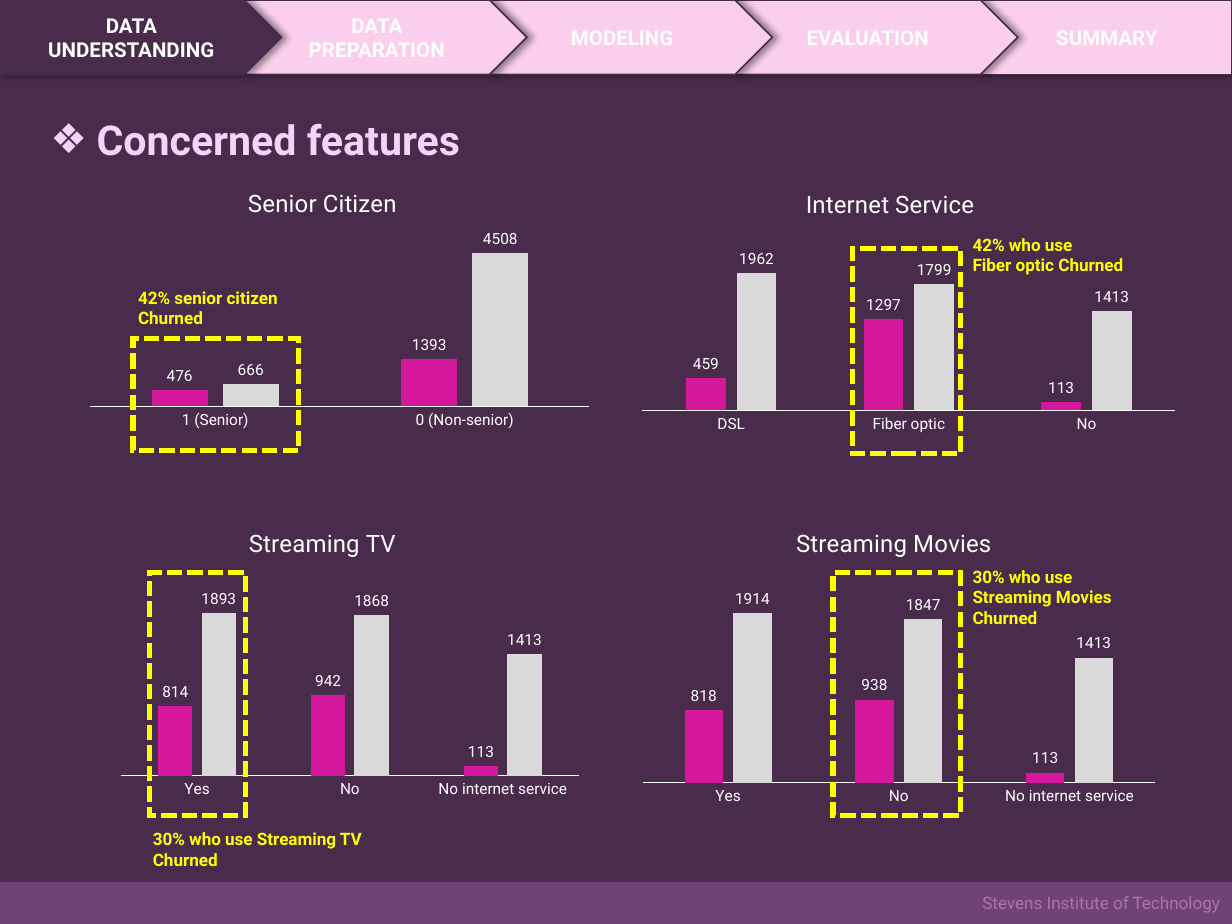
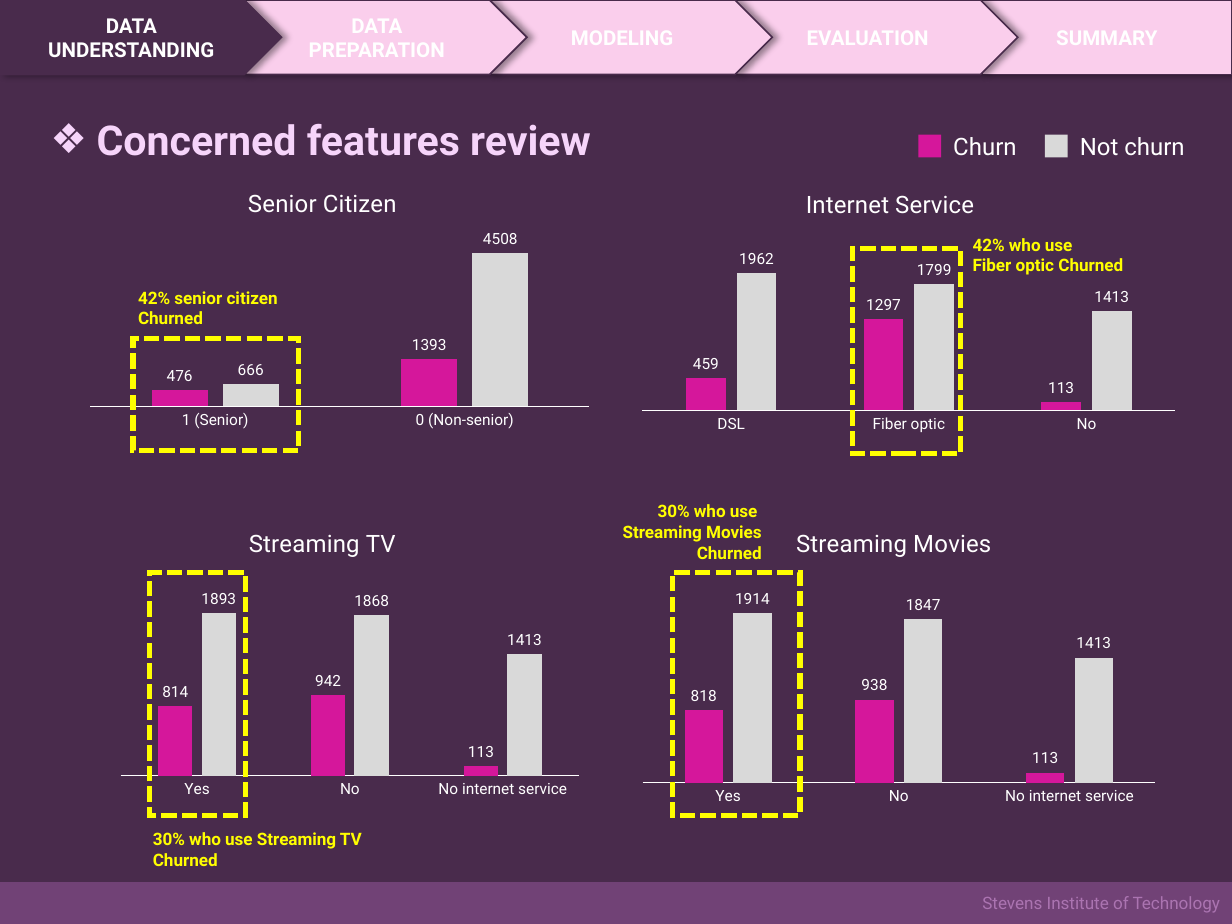
Before and after one commit to ohmthanap/Telecom-Customer-Churn-Predictions, a slide deck: slide 6 of PPT_Churn-Predictions-Telecom-Customer.pptx (slide 5 before the commit). Drawn at 1232x924 pixels with LibreOffice and Linux fonts; fonts in the diff are those of the drawing. Boxes give left, top, right and bottom in pixels: in the first picture for what was removed or moved away, otherwise in the second. Text is boxed around its words. In the diff, an @@ line names an element or a change of style, - is before the commit and + after.

Commit message:
Updated PPT #3

```diff
--- a/PPT_Churn-Predictions-Telecom-Customer.pptx
+++ b/PPT_Churn-Predictions-Telecom-Customer.pptx
@@ text at bbox=[97, 124, 591, 156]: text changed @@
-❖ Concerned features
+❖ Concerned features review
@@ rectangle added at bbox=[918, 134, 940, 156], fill #D5179B @@
@@ text added at bbox=[953, 137, 1016, 156], 14 pt, text #FFFFFF @@
+Churn
@@ rectangle added at bbox=[1045, 134, 1067, 156], fill #D9D9D9 @@
@@ text added at bbox=[1080, 137, 1184, 156], 14 pt, text #FFFFFF @@
+Not churn
@@ text "30% who use": place and size @@
-text "30% who use" at bbox=[973, 570, 1112, 624]
+text "30% who use" at bbox=[623, 504, 762, 559]
@@ text "30% who use" at bbox=[623, 504, 762, 559]: alignment left to right @@
@@ rectangle: place and size @@
-rectangle at bbox=[833, 573, 960, 816]
+rectangle at bbox=[673, 573, 800, 816]
```
Also in this commit, not shown: 1 other slide changed, 1 slide added, 3 other files.
